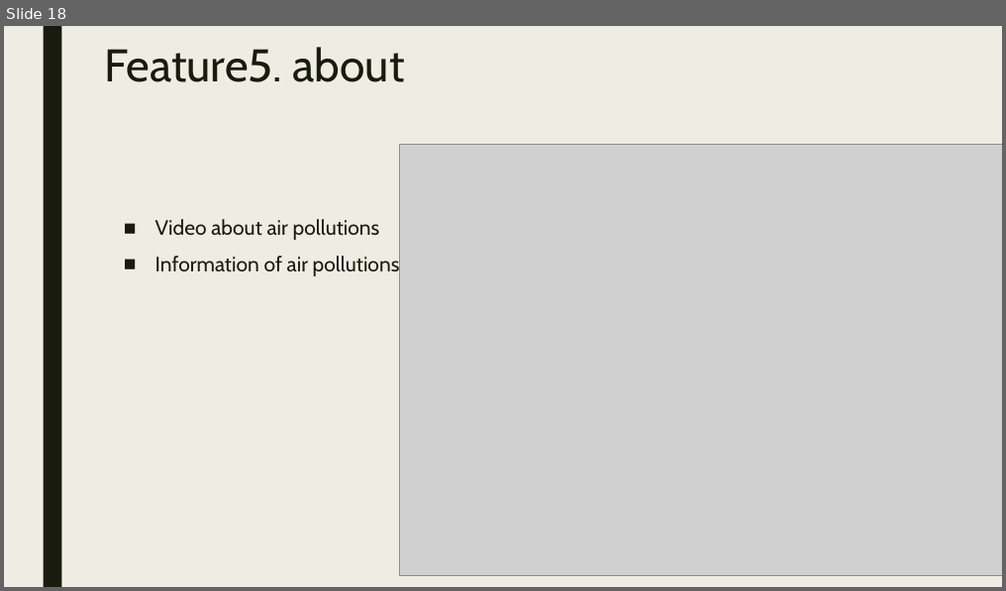
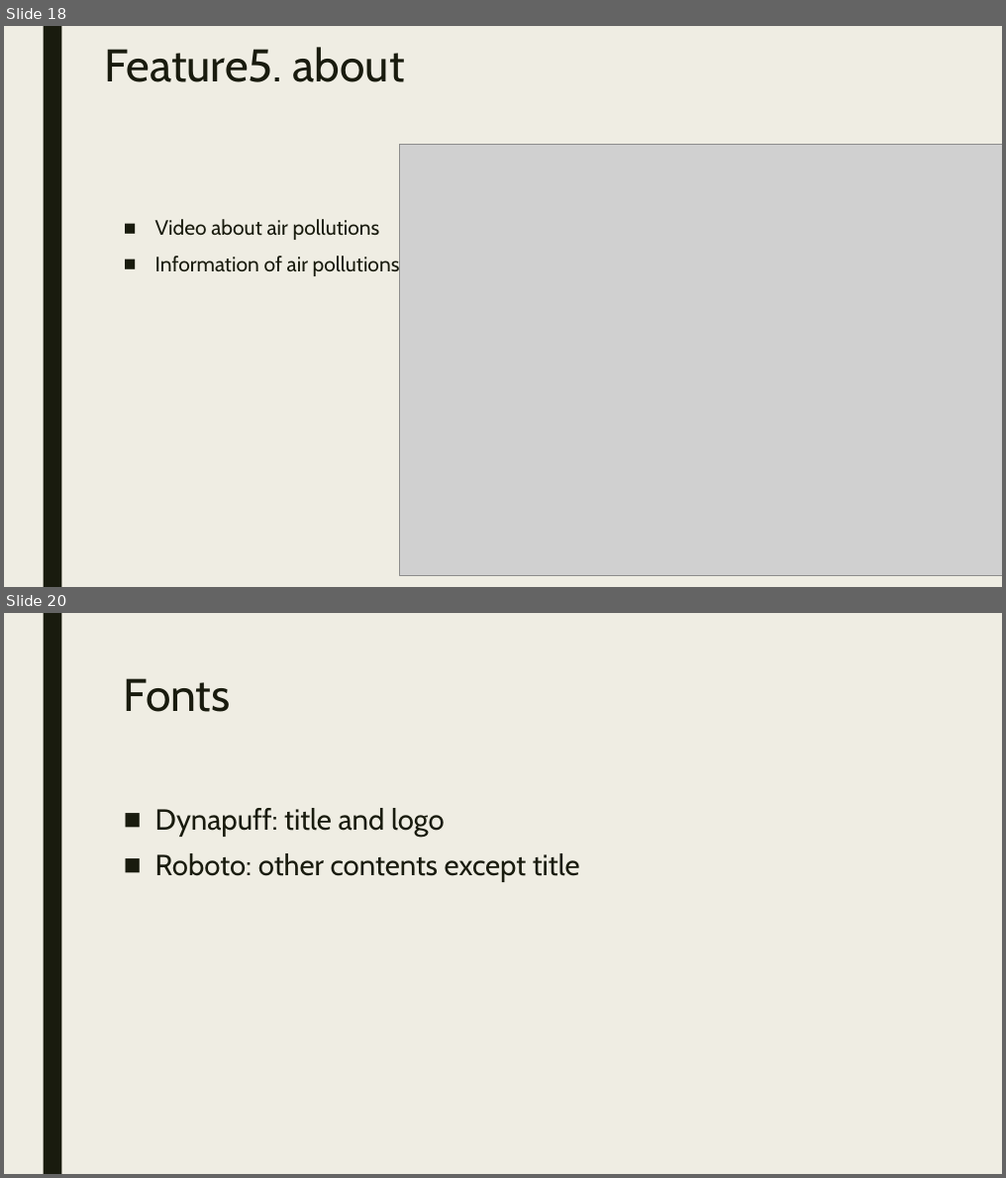
Before and after one commit to minchoCoin/air-quality-dashboard, a slide deck: presentation.pptx. Shown one above the other, each under a label of ours: slide 18 before the commit, slides 18 and 20 after it; the slides between them are not shown. The pictures are 1006x591 and 1006x1178 pixels, drawn with LibreOffice and Linux fonts; fonts in the diff are those of the drawing; grey boxes stand for pictures. Boxes give left, top, right and bottom in pixels: in the first picture for what was removed or moved away, otherwise in the second. Text is boxed around its words. In the diff, an @@ line names an element or a change of style, - is before the commit and + after.

```diff
--- a/presentation.pptx
+++ b/presentation.pptx
@@ slide 20 added at (4,613,1002,1174), background #EFEDE3; not listed: 1 template element that a slide beside it also shows @@
@@ title added at (124,678,231,712), 44 pt, text #191B0E @@
+Fonts
@@ text added at (155,808,580,882), 28 pt, text #191B0E @@
+■ Dynapuff: title and logo
+■ Roboto: other contents except title
```
Also in this commit, not shown: 1 slide changed, 3 other slides added, 1 other file.
